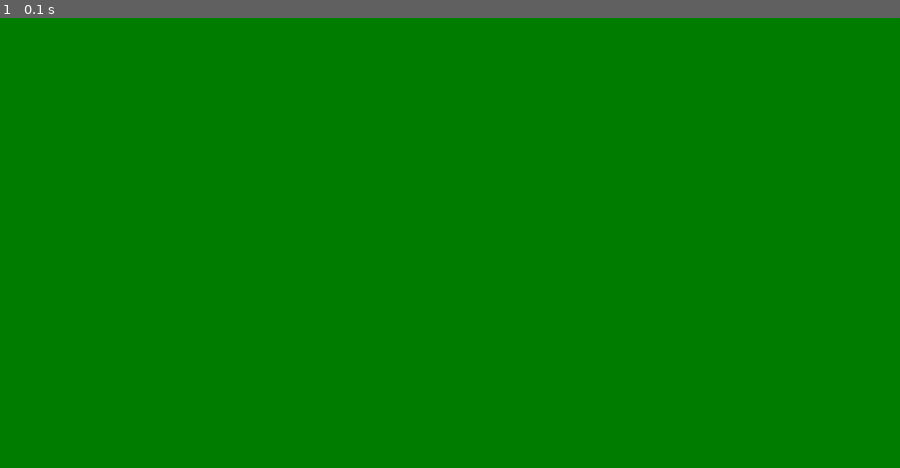
Above: before the commit, frame 1.
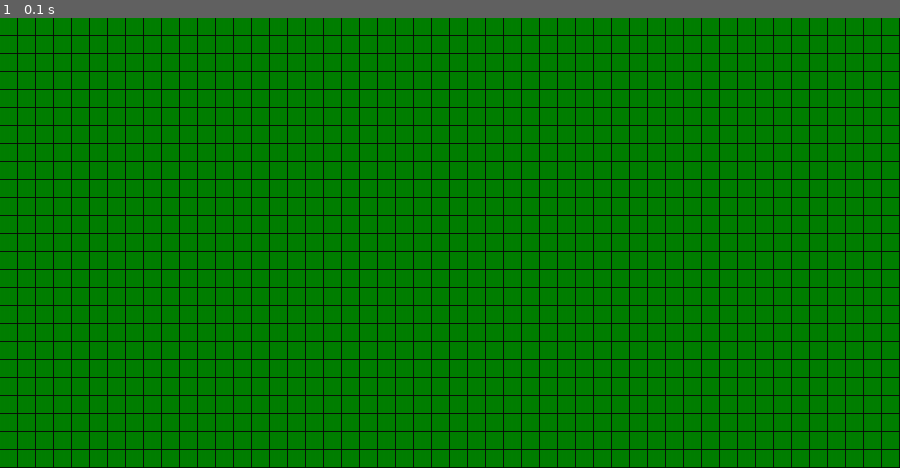
Above: after the commit, the same moment.

Repository: alisafainshtein/couple_project
Game: pygame game, started from screen.py
The game is run twice, just before and just after one commit, with the same random seed, the same clock (stepped at 60 frames per second) and the same inputs.
Inputs:
- Up to frame 1 (0.1 s): no input

The runs differ from the first frame. In frame 1, 11% of the frame differs, in the area x 0-100%, y 0-100%.

Commit message:
mine update

Diff:
--- a/consts.py
+++ b/consts.py
@@ -15,5 +15,5 @@
                             (4, 0), (4, 1),
                             (5, 0), (5, 1),
                             (6, 0), (6, 1)]
-BOMB = "bomb"
+BOMB = "mine"
 FREE = 0
--- a/game_field.py
+++ b/game_field.py
@@ -1,4 +1,3 @@
-import initPygame
 import screen
 import soldier
 import pygame
@@ -12,33 +11,37 @@
     tmp_forbidden_list = consts.FORBIDDEN_IND_FOR_BOMBS
     for i in range(20):
         indexes_allowed = False
-        block_counter = 0
         while not indexes_allowed:
             indexes_of_entire_mine = []
             index_of_part_of_mine = ()
             row = random.randrange(0, 25)
-            while block_counter <= 3:
-                col = random.randrange(0, 50)
-                index_of_part_of_mine = (row, col)
-                if not index_of_part_of_mine in tmp_forbidden_list:
+            col = random.randrange(0, 50)
+            index_of_part_of_mine = (row, col)
+            index_of_part_of_mine2 = (row, col + 1)
+            index_of_part_of_mine3 = (row, col + 2)
+            if not index_of_part_of_mine in tmp_forbidden_list or not index_of_part_of_mine2 in tmp_forbidden_list or not index_of_part_of_mine3 in tmp_forbidden_list:
                     tmp_forbidden_list.append(index_of_part_of_mine)
+                    tmp_forbidden_list.append(index_of_part_of_mine2)
+                    tmp_forbidden_list.append(index_of_part_of_mine3)
                     indexes_of_entire_mine.append(index_of_part_of_mine)
-                    block_counter += 1
-                    if block_counter == 3:
-                        indexes_allowed = True
+                    indexes_of_entire_mine.append(index_of_part_of_mine2)
+                    indexes_of_entire_mine.append(index_of_part_of_mine3)
+                    indexes_allowed = True
                 else:
                     indexes_allowed = False
-                    block_counter = 0
                     indexes_of_entire_mine.clear()
         mine_index_list.append(indexes_of_entire_mine)
     return mine_index_list
 
-# def position_bushes(game_metrix, bush_index_list):
-    for b in range(len(bush_index_list)):
-        for i in range(len(game_metrix)):
-            for j in range(len(game_metrix[i])):
-                if bush_index_list[b][0] == i and bush_index_list[b][1] == j:
-                    game_metrix[i][j] = consts.BOMB
+
+
+def position_mines(game_metrix, mine_index_list):
+    for row in mine_index_list:
+        for tuple_index in mine_index_list:
+            for i in range(len(game_metrix)):
+                for j in range(len(game_metrix[i])):
+                    if row == i and tuple == j:
+                        game_metrix[i][j] = consts.BOMB
     return game_metrix
 def get_players_move():
     for event in pygame.event.get():
@@ -70,5 +73,5 @@
     elif players_move == pygame.K_RIGHT:
 
 
-g
+
 def show_mines():
--- a/screen.py
+++ b/screen.py
@@ -1,7 +1,6 @@
 import pygame
 import consts
 import time
-
 
 
 # make screen background
@@ -24,13 +23,17 @@
 initalize_game_metrix(game_matrix)
 
 color = (0, 128, 0)
+color_ = (10, 10, 10)
+
+
 def assign_metrix_to_screen(matrix, screen, size):
     num_rows = len(matrix)
     num_cols = len(matrix[0])
     for i in range(num_rows):
         for j in range(num_cols):
-            pygame.draw.rect(screen,  color,(j * size, i * size, size - 1, size - 1))
+            pygame.draw.rect(screen, color, (j * size, i * size, size - 1, size - 1))
     pygame.display.update()
+
 
 def set_screen_size():
     pygame.init()
@@ -38,10 +41,21 @@
     num_rows = 25
     num_cols = 50
     screen = pygame.display.set_mode((num_cols * size, num_rows * size))
-    screen.fill(color)
+    screen.fill(color_)
     pygame.display.flip()
     pygame.display.update()
-    assign_metrix_to_screen(game_matrix,screen,size)
+    assign_metrix_to_screen(game_matrix, screen, size)
     time.sleep(10)
 
+
+def create_flag_image():
+    flag_img = pygame.image.load('flag.png')
+    flag_img = pygame.transform.scale(flag_img, (4, 3))
+    flag_surface = pygame.Surface((4, 3))
+    pygame.Surface.blit(flag_surface, flag_img, dest=(21, 46))
+    pygame.display.flip()
+    pygame.display.update()
+
+
 set_screen_size()
+create_flag_image()
